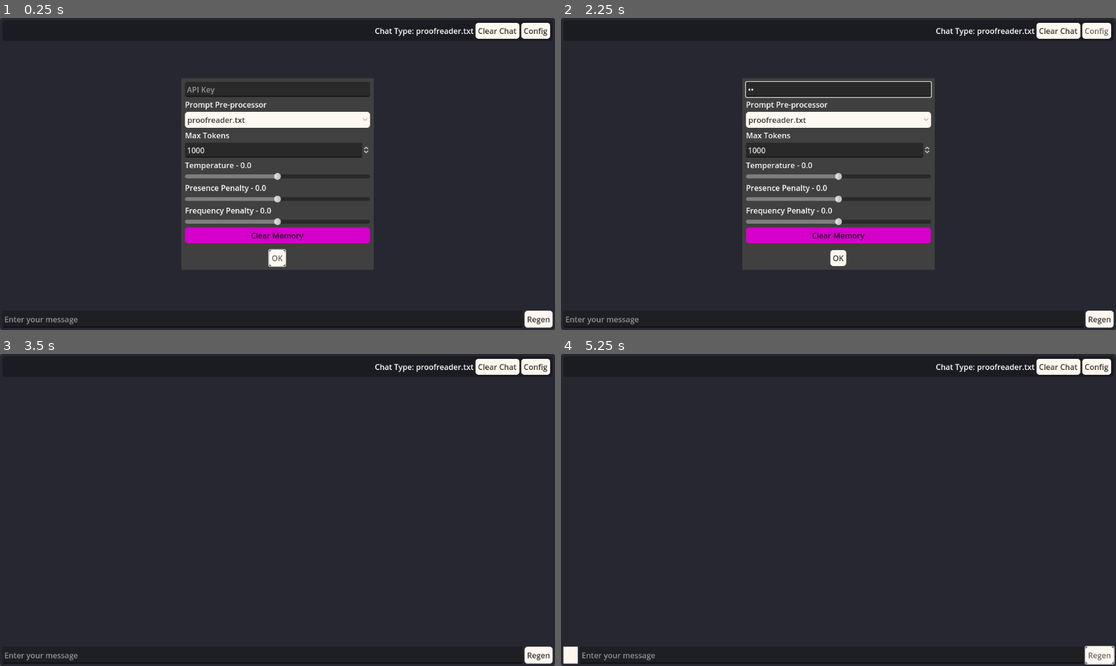
Above: before the commit, frames 1-4 (two rows, left to right).
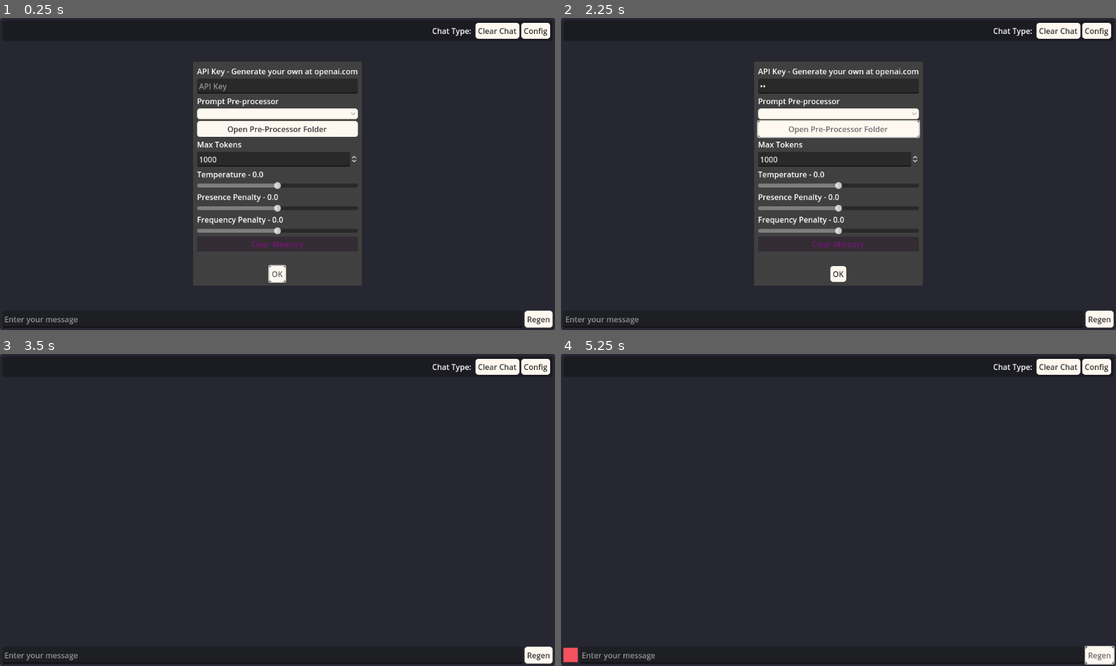
Above: after the commit, the same moments.

Repository: CDcruzCode/Quasai-GPT-Client
Game: Godot game, scene res://main_chat.tscn
Same seed, same stepped clock (60 frames per second), same inputs: the game is played once before the commit and once after it.
Inputs (mouse positions are in pixels of both pictures, inside the frame that each line leads up to):
- Up to frame 1 (0.25 s): no input
- Up to frame 2 (2.25 s): click (821, 320) at 0.52 s; type "Alex" at 0.6 s; click (838, 89) at 0.75 s; type "12" at 0.83 s; click "Regen" at 1.25 s; click "Config" (after the commit: "Open Pre-Processor Folder") at 2 s
- Up to frame 3 (3.5 s): click "OK" at 2.75 s
- Up to frame 4 (5.25 s): click "Clear Chat" at 3.5 s; click "Clear Chat" at 4.25 s; click "Regen" at 5 s

The runs differ from the first frame. In frame 1, 11% of the frame differs, in the area x 32-86%, y 3-86%; in frame 2, 11%, in the area x 32-99%, y 3-86%; in frame 3, 0.2%; in frame 4, 0.4%.
Error before the commit: Cannot call method 'queue_free' on a null value. (res://scripts/chat.gd:198)
Error after the commit: Cannot call method 'queue_free' on a null value. (res://scripts/chat.gd:206)

Commit message:
Add files via upload

Diff:
--- a/main_chat.tscn
+++ b/main_chat.tscn
@@ -60,7 +60,9 @@
 [node name="loading" type="ColorRect" parent="vbox/hbox"]
 custom_minimum_size = Vector2(30, 30)
 layout_mode = 2
-color = Color(1, 0.972549, 0.941176, 1)
+size_flags_horizontal = 4
+size_flags_vertical = 4
+color = Color(0.960784, 0.317647, 0.372549, 1)
 
 [node name="user_input" type="TextEdit" parent="vbox/hbox"]
 layout_mode = 2
@@ -73,15 +75,19 @@
 text = "Regen"
 
 [node name="config_popup" type="AcceptDialog" parent="."]
-size = Vector2i(400, 398)
+size = Vector2i(350, 465)
 visible = true
 borderless = true
 
 [node name="vbox" type="VBoxContainer" parent="config_popup"]
 offset_left = 8.0
 offset_top = 8.0
-offset_right = 392.0
-offset_bottom = 347.0
+offset_right = 342.0
+offset_bottom = 414.0
+
+[node name="Label" type="Label" parent="config_popup/vbox"]
+layout_mode = 2
+text = "API Key - Generate your own at openai.com"
 
 [node name="api_key" type="LineEdit" parent="config_popup/vbox"]
 layout_mode = 2
@@ -95,6 +101,11 @@
 
 [node name="prompt_options" type="OptionButton" parent="config_popup/vbox"]
 layout_mode = 2
+
+[node name="processor_folder" type="Button" parent="config_popup/vbox"]
+layout_mode = 2
+mouse_default_cursor_shape = 2
+text = "Open Pre-Processor Folder"
 
 [node name="max_tokens_text" type="Label" parent="config_popup/vbox"]
 layout_mode = 2
@@ -142,4 +153,5 @@
 [node name="clear_memory" type="Button" parent="config_popup/vbox"]
 self_modulate = Color(0.835294, 0, 0.839216, 1)
 layout_mode = 2
+disabled = true
 text = "Clear Memory"
--- a/scripts/chat.gd
+++ b/scripts/chat.gd
@@ -39,6 +39,8 @@
 var prompt_types:PackedStringArray = []
 
 func _ready():
+	copy_prompts_folder()
+
 	user_input.gui_input.connect(user_gui)
 	loading.hide()
 	config_popup.hide()
@@ -47,8 +49,9 @@
 	config_popup.confirmed.connect(save_config)
 	clear_chat_button.pressed.connect(clear_chat)
 	regen_button.pressed.connect(regen_message)
-
-	prompt_types = list_folders_in_directory("res://scripts/prompts/")
+	$config_popup/vbox/processor_folder.pressed.connect(func(): OS.shell_open(ProjectSettings.globalize_path("user://prompts")
+))
+	prompt_types = list_folders_in_directory("user://prompts/")
 
 	for p in prompt_types:
 		prompt_options.add_item(p)
@@ -153,6 +156,7 @@
 	bot_thinking = true
 	loading.show()
 	print("USER MSG: "+msg)
+	var chat_array:Array = []
 
 	chat_memory.append("\n<USER> "+msg)
 
@@ -164,14 +168,19 @@
 	chat_log.add_child(new_msg)
 
 
-	var pre_msg = load_file_as_string("res://scripts/prompts/" + prompt_options.get_item_text(prompt_options.selected))
+#	var pre_msg = load_file_as_string("res://scripts/prompts/" + prompt_options.get_item_text(prompt_options.selected))
+#	for m in chat_memory:
+#		pre_msg += m + "\n"
+	chat_array.append({"role": "system", "content": load_file_as_string("res://scripts/prompts/" + prompt_options.get_item_text(prompt_options.selected))})
 	for m in chat_memory:
-		pre_msg += m + "\n"
-
+		if(m.strip_edges().begins_with("<USER>")):
+			chat_array.append({"role": "user", "content": m.strip_edges()})
+		else:
+			chat_array.append({"role": "assistant", "content": m.strip_edges()})
 
 	var data = {
 	"model": model,
-	"messages": [{"role": role, "content": pre_msg}],
+	"messages": chat_array,
 	"max_tokens": MAX_TOKENS,
 	"temperature": TEMPERATURE,
 	"presence_penalty": PRESENCE,
@@ -179,8 +188,7 @@
 	"stop": "<USER>",
 	"stream": false
 	}
-	print(data)
-	print(pre_msg)
+	print(chat_array)
 	openai.make_request("completions", HTTPClient.METHOD_POST, data)
 
 	await get_tree().process_frame
@@ -197,7 +205,7 @@
 	chat_memory.remove_at(chat_memory.size()-1)
 	chat_log.get_child(chat_log.get_child_count() - 1).queue_free()
 
-	var pre_msg = load_file_as_string("res://scripts/prompts/" + prompt_options.get_item_text(prompt_options.selected))
+	var pre_msg = load_file_as_string("user://prompts/" + prompt_options.get_item_text(prompt_options.selected))
 	for m in chat_memory:
 		pre_msg += m + "\n"
 
@@ -258,3 +266,18 @@
 		return my_string.left(position);
 
 	return my_string
+
+
+func copy_prompts_folder():
+	var file_list = list_folders_in_directory("res://scripts/prompts")
+
+	var dir = DirAccess.open("user://")
+	var destination_folder_path = "user://prompts/"
+	await get_tree().process_frame
+	dir.make_dir("user://prompts")
+	for f in file_list:
+		var success = dir.copy("res://scripts/prompts/"+f, destination_folder_path+f)
+#		if success == OK:
+#			print("Folder copied successfully!")
+#		else:
+#			print("Error copying folder.")
Not shown, added: export_presets.cfg
Not shown, added: scripts/prompts/a_general_bot.txt
Not shown, changed: scripts/prompts/stacey_bot.txt
